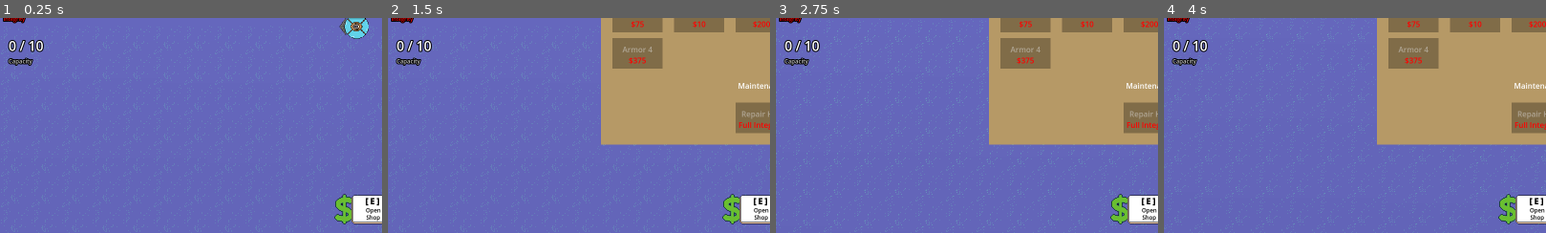
Above: before the commit, frames 1-4 (left to right).
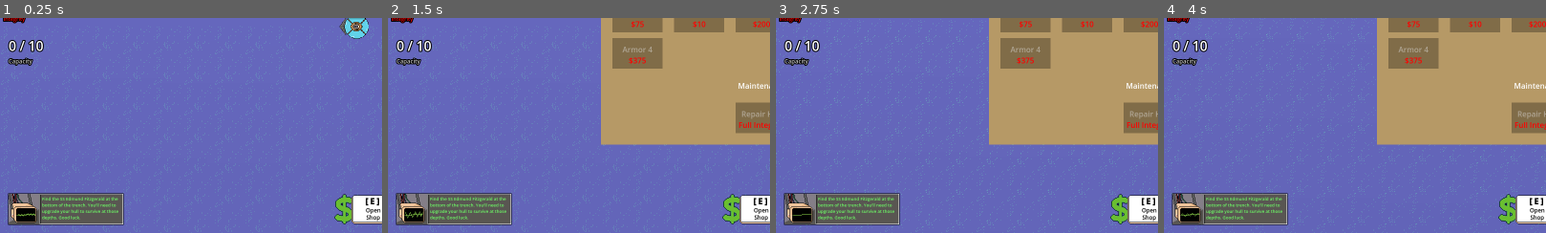
Above: after the commit, the same moments.

Repository: deruitda/ludum-dare-57
Game: Godot game, scene res://scenes/main.tscn
Same seed, same stepped clock (60 frames per second), same inputs: the game is played once before the commit and once after it. Sound files missing from this copy of the repository are replaced by a short silence.
Inputs (mouse positions are % of the whole screen's width and height, from its top left):
- Up to frame 1 (0.25 s): no input
- Up to frame 2 (1.5 s): click "Open Shop" at 0.5 s; click (96, 8) at 1.25 s
- Up to frame 3 (2.75 s): tap Enter at 2 s; hold D (move_right) from 2.03 s (still down); tap R at 2.1 s
- Up to frame 4 (4 s): release D (move_right) at 2.78 s; hold S (move_down) 2.78-3.53 s; tap E at 2.85 s; hold D (move_right) from 3.53 s (still down); tap F at 3.6 s
The pictures show only the part of the screen within x 3-53%, y 48-98%; the shares and areas given below are measured in that part.

The runs differ from the first frame. In frame 1, 4.6% of the frame differs, in the area x 2-33%, y 81-97%; in frame 2, 4.6%; in frame 3, 4.6%; in frame 4, 4.6%.

Commit message:
add objective instructions to hud

Diff:
--- a/scenes/hud/hud.tscn
+++ b/scenes/hud/hud.tscn
@@ -10,6 +10,107 @@
 [ext_resource type="Texture2D" uid="uid://fmju7bey5hqn" path="res://assets/png_files/flashlight_screen_element01.png" id="8_mq0y1"]
 [ext_resource type="Texture2D" uid="uid://doiqi3xi37q6s" path="res://assets/png_files/radar_screenelement01.png" id="9_go0ap"]
 [ext_resource type="Texture2D" uid="uid://blih3gltbg0ds" path="res://assets/png_files/store_screen_element.png" id="10_nhd55"]
+[ext_resource type="Texture2D" uid="uid://dqc8j5aaawgre" path="res://assets/png_files/text_box.png" id="11_8nkf1"]
+[ext_resource type="Texture2D" uid="uid://ohps6tneritg" path="res://assets/png_files/voice_box.png" id="11_q6mn5"]
+
+[sub_resource type="AtlasTexture" id="AtlasTexture_8nkf1"]
+atlas = ExtResource("11_q6mn5")
+region = Rect2(0, 0, 64, 64)
+
+[sub_resource type="AtlasTexture" id="AtlasTexture_558d4"]
+atlas = ExtResource("11_q6mn5")
+region = Rect2(69, 0, 64, 64)
+
+[sub_resource type="AtlasTexture" id="AtlasTexture_4m1a1"]
+atlas = ExtResource("11_q6mn5")
+region = Rect2(138, 0, 64, 64)
+
+[sub_resource type="AtlasTexture" id="AtlasTexture_iioc1"]
+atlas = ExtResource("11_q6mn5")
+region = Rect2(207, 0, 64, 64)
+
+[sub_resource type="AtlasTexture" id="AtlasTexture_567j1"]
+atlas = ExtResource("11_q6mn5")
+region = Rect2(276, 0, 64, 64)
+
+[sub_resource type="AtlasTexture" id="AtlasTexture_nsgyl"]
+atlas = ExtResource("11_q6mn5")
+region = Rect2(345, 0, 64, 64)
+
+[sub_resource type="AtlasTexture" id="AtlasTexture_jjjd2"]
+atlas = ExtResource("11_q6mn5")
+region = Rect2(414, 0, 64, 64)
+
+[sub_resource type="AtlasTexture" id="AtlasTexture_8vblv"]
+atlas = ExtResource("11_q6mn5")
+region = Rect2(483, 0, 64, 64)
+
+[sub_resource type="AtlasTexture" id="AtlasTexture_ccb21"]
+atlas = ExtResource("11_q6mn5")
+region = Rect2(552, 0, 64, 64)
+
+[sub_resource type="AtlasTexture" id="AtlasTexture_udak2"]
+atlas = ExtResource("11_q6mn5")
+region = Rect2(621, 0, 64, 64)
+
+[sub_resource type="AtlasTexture" id="AtlasTexture_7pnlf"]
+atlas = ExtResource("11_q6mn5")
+region = Rect2(690, 0, 64, 64)
+
+[sub_resource type="AtlasTexture" id="AtlasTexture_a0exy"]
+atlas = ExtResource("11_q6mn5")
+region = Rect2(759, 0, 64, 64)
+
+[sub_resource type="AtlasTexture" id="AtlasTexture_bluaa"]
+atlas = ExtResource("11_q6mn5")
+region = Rect2(828, 0, 64, 64)
+
+[sub_resource type="SpriteFrames" id="SpriteFrames_bbrgr"]
+animations = [{
+"frames": [{
+"duration": 1.0,
+"texture": SubResource("AtlasTexture_8nkf1")
+}, {
+"duration": 1.0,
+"texture": SubResource("AtlasTexture_558d4")
+}, {
+"duration": 1.0,
+"texture": SubResource("AtlasTexture_4m1a1")
+}, {
+"duration": 1.0,
+"texture": SubResource("AtlasTexture_iioc1")
+}, {
+"duration": 1.0,
+"texture": SubResource("AtlasTexture_567j1")
+}, {
+"duration": 1.0,
+"texture": SubResource("AtlasTexture_nsgyl")
+}, {
+"duration": 1.0,
+"texture": SubResource("AtlasTexture_jjjd2")
+}, {
+"duration": 1.0,
+"texture": SubResource("AtlasTexture_8vblv")
+}, {
+"duration": 1.0,
+"texture": SubResource("AtlasTexture_ccb21")
+}, {
+"duration": 1.0,
+"texture": SubResource("AtlasTexture_udak2")
+}, {
+"duration": 1.0,
+"texture": SubResource("AtlasTexture_7pnlf")
+}, {
+"duration": 1.0,
+"texture": SubResource("AtlasTexture_a0exy")
+}, {
+"duration": 1.0,
+"texture": SubResource("AtlasTexture_bluaa")
+}],
+"loop": true,
+"name": &"default",
+"speed": 5.0
+}]
 
 [node name="Hud" type="CanvasLayer"]
 script = ExtResource("4_0bx4p")
@@ -266,6 +367,37 @@
 horizontal_alignment = 1
 vertical_alignment = 1
 
+[node name="ObjectiveIndicator" type="Control" parent="MarginContainer"]
+layout_mode = 2
+size_flags_horizontal = 0
+size_flags_vertical = 8
+
+[node name="Sprite2D" type="Sprite2D" parent="MarginContainer/ObjectiveIndicator"]
+texture = ExtResource("11_8nkf1")
+offset = Vector2(120, -32)
+
+[node name="AnimatedSprite2D" type="AnimatedSprite2D" parent="MarginContainer/ObjectiveIndicator"]
+sprite_frames = SubResource("SpriteFrames_bbrgr")
+autoplay = "default"
+offset = Vector2(32, -32)
+
+[node name="ObjectiveText" type="RichTextLabel" parent="MarginContainer/ObjectiveIndicator"]
+unique_name_in_owner = true
+layout_mode = 1
+anchors_preset = 2
+anchor_top = 1.0
+anchor_bottom = 1.0
+offset_left = 70.0
+offset_top = -63.0
+offset_right = 236.0
+offset_bottom = -5.0
+grow_vertical = 0
+theme_override_colors/default_color = Color(0.431865, 1, 0.400656, 1)
+theme_override_font_sizes/normal_font_size = 9
+text = "Find the SS Edmund Fitzgerald at the bottom of the trench. You'll need to upgrade your hull to survive at those depths. Good luck."
+scroll_active = false
+vertical_alignment = 1
+
 [connection signal="pressed" from="MarginContainer/ActionButtonsContainer/ToggleFlashlightButton" to="." method="_on_toggle_flashlight_button_pressed"]
 [connection signal="pressed" from="MarginContainer/ActionButtonsContainer/ActivateRadarButton" to="." method="_on_activate_radar_button_pressed"]
 [connection signal="pressed" from="MarginContainer/ActionButtonsContainer/OpenStoreButton" to="." method="_on_open_store_button_pressed"]
Not shown: 1 places in scenes/hud/hud.tscn that only renumber resources
